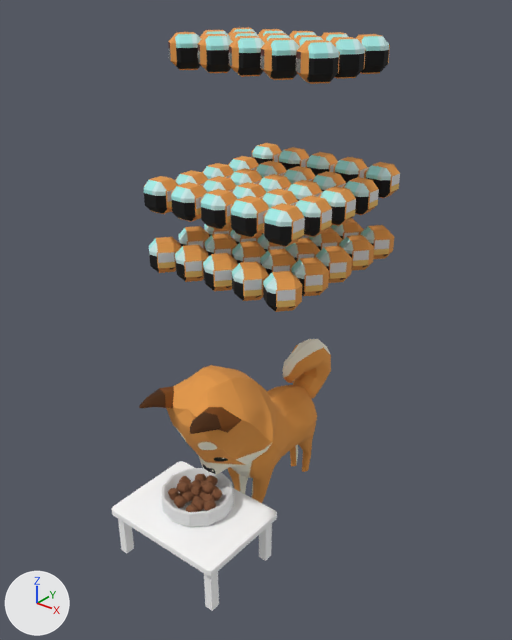
Two versions of the OBJ model ChiBaApp/app/src/main/assets/models/fullBowl/fullBowl_frame11.obj, one commit apart.
Camera for both pictures: a 50 mm lens placed at (13.15, -17.38, 15.99), pointed at (0.23, -1.22, 5.97). Arrows for +X, +Y and +Z are at lower left; the lights stay in place. Where no turn or scale is listed for an object, it has been applied to the vertices. Vertices at the same position are counted once.

The first picture shows 'fullBowl_frame11'.
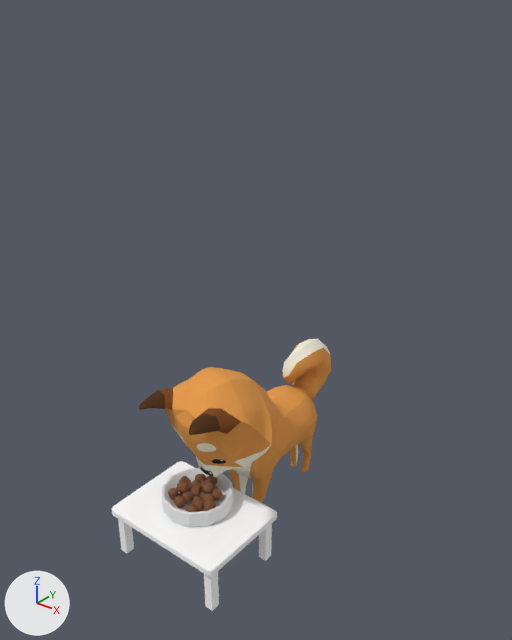
Patch to the scene script:
```diff
--- a/ChiBaApp/app/src/main/assets/models/fullBowl/fullBowl_frame11.obj.py
+++ b/ChiBaApp/app/src/main/assets/models/fullBowl/fullBowl_frame11.obj.py
@@ me_fullbowl_frame11 @@
 # used by ob_fullbowl_frame11; location = (0.0, 0.0, 0.0)
-me_fullbowl_frame11.from_pydata(...)  # 4000 vertices, 4863 faces; spans x -2.9..2.8, y -5.9..3.5, z -1.9..14.5
+me_fullbowl_frame11.from_pydata(...)  # 2440 vertices, 3173 faces; spans x -2.3..2.3, y -5.9..3.5, z -1.9..4.7
+# me_fullbowl_frame11 part 1: 65 loose pieces with 1560 vertices, spanning x -2.9..2.8, y -3.2..3.2, z 7.5..14.5, are deleted
+# me_fullbowl_frame11 part 2
+# 14 vertices are removed from x -1.4..1.3, y -5.1..-3.9, z 3.9..4.3
+# 66 faces are deleted
+# 14 vertices in x -1.3..1.3, y -4.1..-3.1, z 1.2..2.6 move by (0.0, -0.1, 0.0)
+# 5 vertices in x -1.0..1.1, y -4.1..-2.6, z 1.2..2.6 move by (0.0, -0.1, -0.1)
+# 3 vertices in x -1.0..0.3, y -3.8..-3.6, z 2.0..2.4 move by (0.0, 0.0, -0.1)
+# 5 vertices move from x -1.4..0.3, y -5.0..-2.8, z 1.0..4.1 to x -1.4..0.3, y -5.0..-3.0, z 0.9..4.1
+# 14 vertices are added at x -1.4..1.3, y -5.2..-3.9, z 3.8..4.2
+# 66 new faces join them, mat_newrigging1_lambert2sg (picture img_chibaalltextures_jpg)
 me_fullbowl_frame11.materials.append(mat_fressnapffull_phong2sg)
```

Pixel boxes [x1, y1, x2, y2] of what changed, in the pictures (512 x 640 px; the box of a moved part takes in the faces that stretch with it):
'fullBowl_frame11', reshaped (24% narrower, 53% shorter): before [111, 28, 400, 611]; after [111, 339, 331, 611]
part 1 of me_fullbowl_frame11, deleted: before [144, 28, 400, 312]
part 2 of me_fullbowl_frame11, moved or reshaped: before [139, 375, 266, 474]; after [139, 376, 265, 477]
